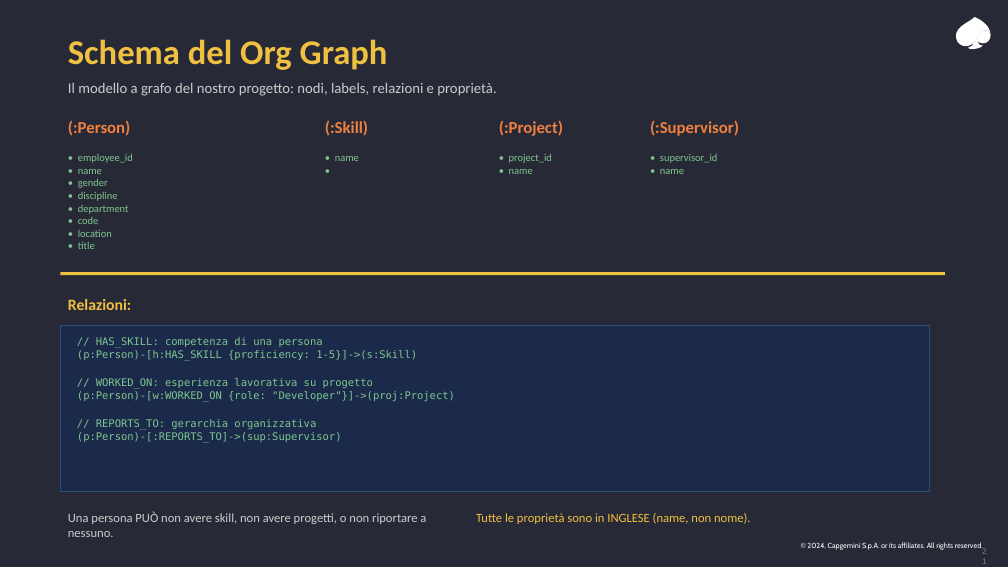
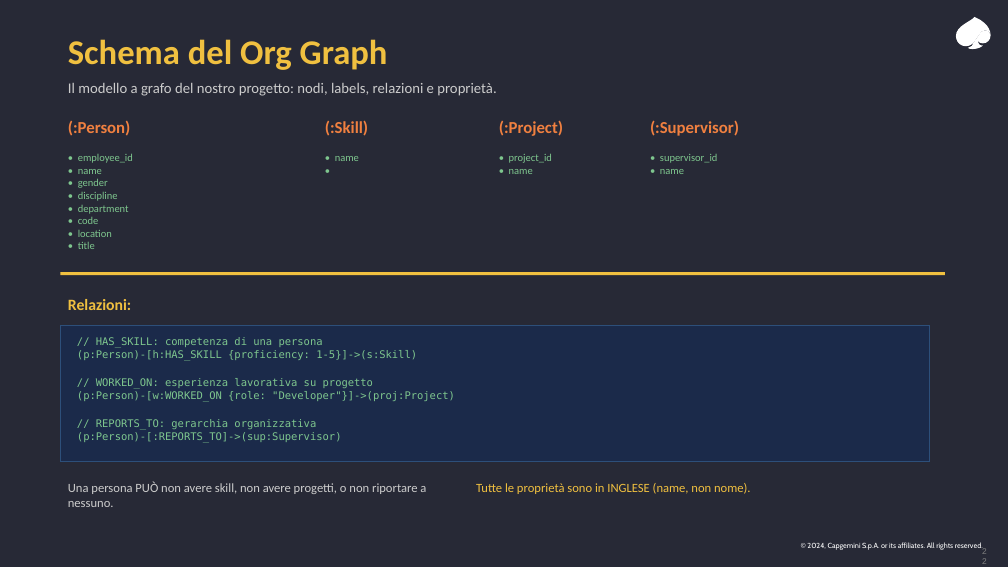
Before and after one commit to leobcc/neo4j-training-course-material, a slide deck: slide 22 of slides/session-01/session-01.pptx (slide 21 before the commit). Drawn at 1008x567 pixels with LibreOffice and Linux fonts; fonts in the diff are those of the drawing. Boxes give left, top, right and bottom in pixels: in the first picture for what was removed or moved away, otherwise in the second. Text is boxed around its words. In the diff, an @@ line names an element or a change of style, - is before the commit and + after.

Commit message:
Fix Session 1 slide layout overflow issues (27 slides)

```diff
--- a/slides/session-01/session-01.pptx
+++ b/slides/session-01/session-01.pptx
@@ rectangle resized from (x1=60, y1=325, x2=930, y2=492) to (x1=60, y1=325, x2=930, y2=461) @@
@@ text "Una persona PUÒ non avere ..." moved from (x1=68, y1=512, x2=426, y2=537) to (x1=68, y1=482, x2=426, y2=507) @@
@@ text "Tutte le proprietà sono in ..." moved from (x1=476, y1=513, x2=751, y2=524) to (x1=476, y1=483, x2=751, y2=494) @@
```
Also in this commit, not shown: 10 other slides changed, 1 slide added.
